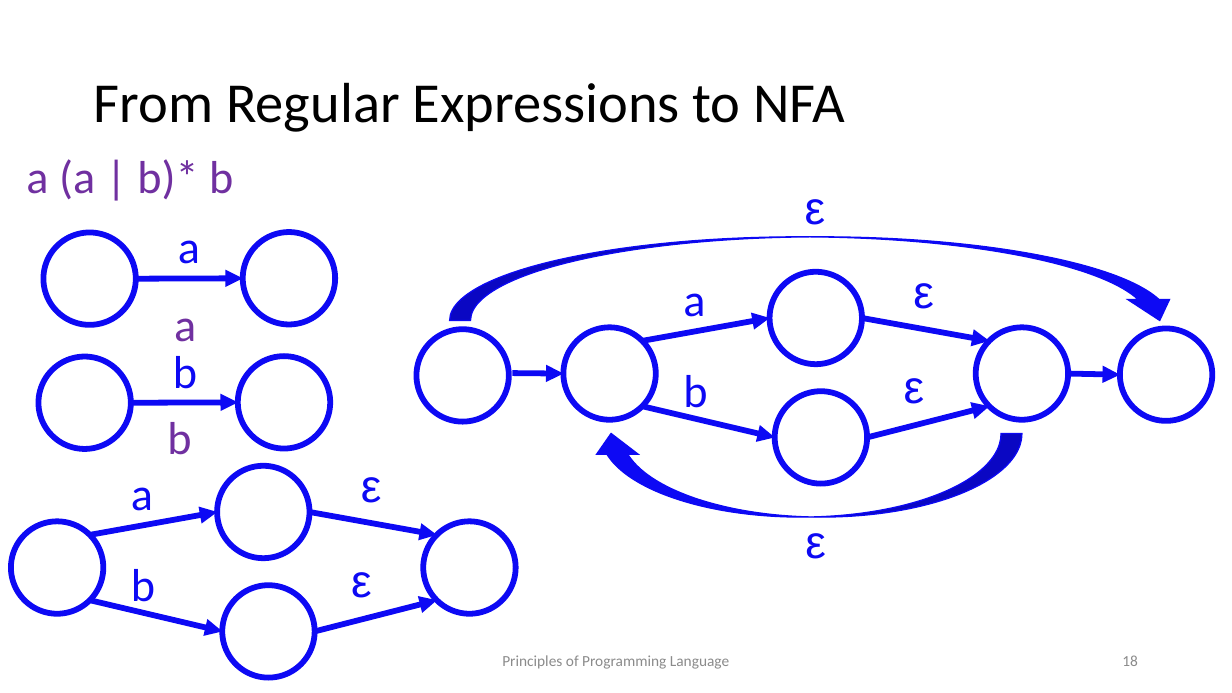
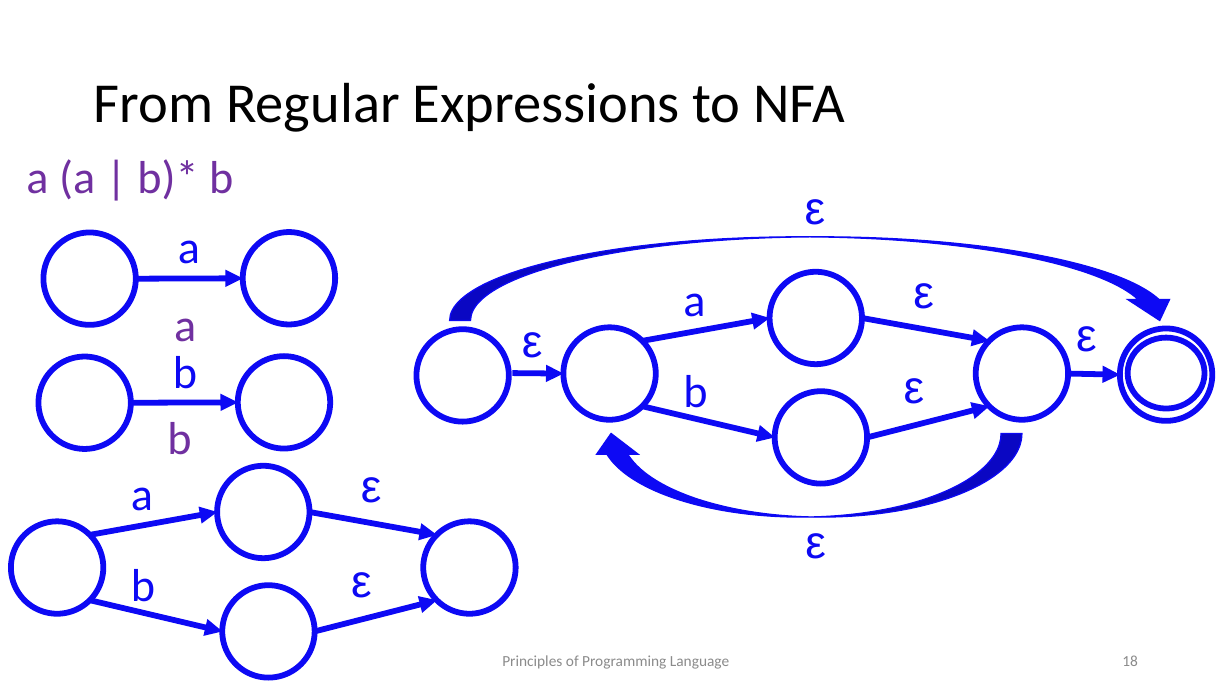
Before and after one commit to kongm/pl-design, a slide deck: slide 18 of scanning.pptx. Drawn at 1232x693 pixels with LibreOffice and Linux fonts; fonts in the diff are those of the drawing. Boxes give left, top, right and bottom in pixels: in the first picture for what was removed or moved away, otherwise in the second. Text is boxed around its words. In the diff, an @@ line names an element or a change of style, - is before the commit and + after.

```diff
--- a/scanning.pptx
+++ b/scanning.pptx
@@ text added at [1076,326,1097,352], 36 pt, text #0D09F4 @@
+ε
@@ text added at [522,332,543,358], 36 pt, text #0D09F4 @@
+ε
@@ ellipse added at [1128,337,1204,409], outline #0D09F4 4.5 pt @@
```
Also in this commit, not shown: 4 other slides changed, 4 other files.
